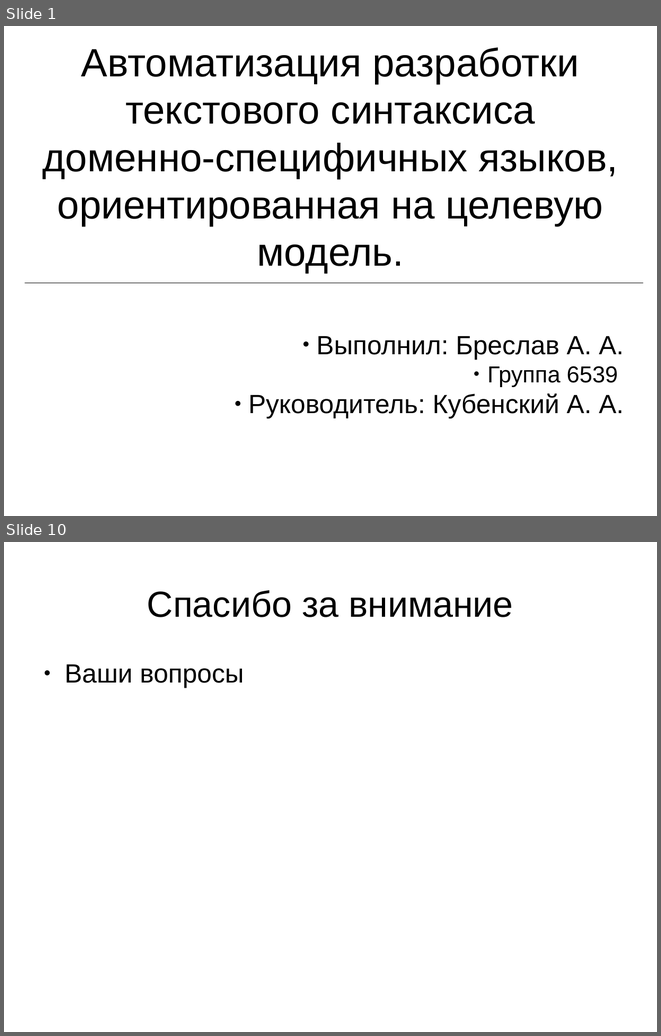
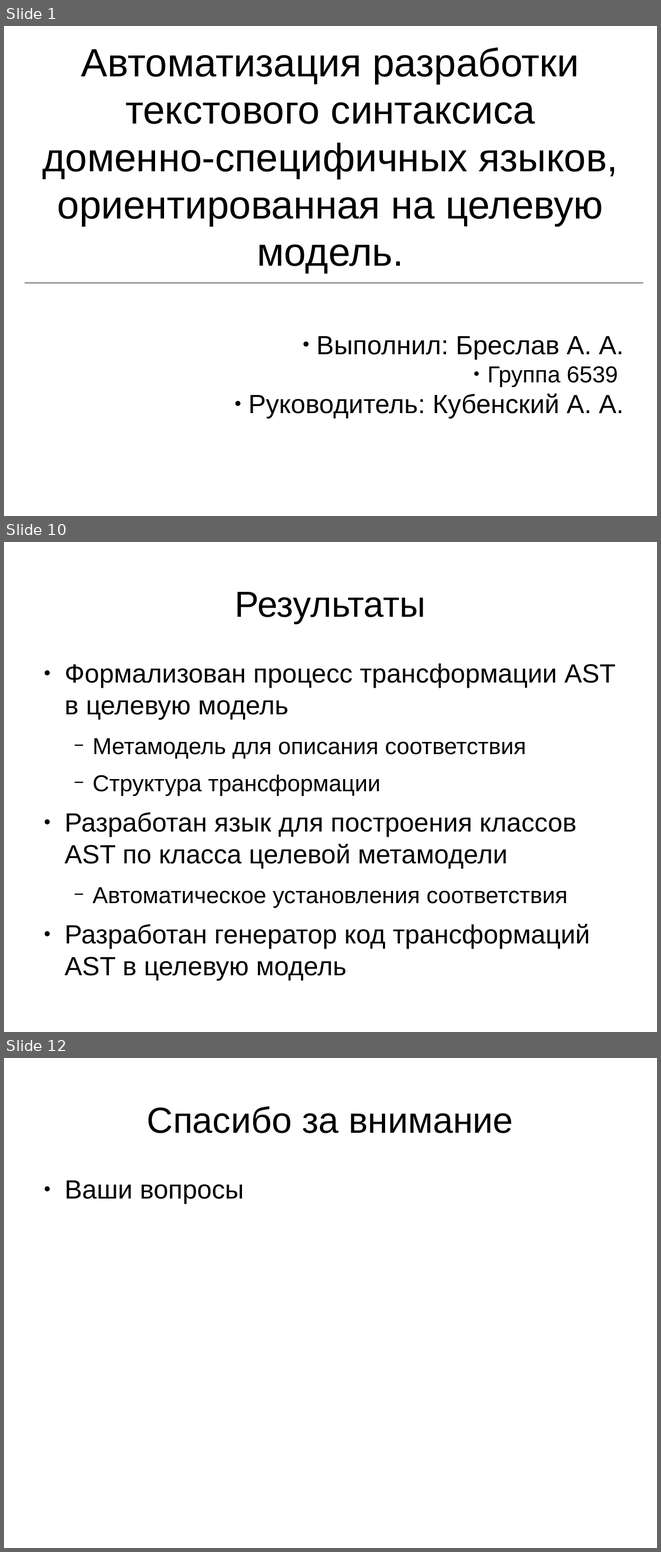
Before and after one commit to abreslav-from-google-code/abreslav, a slide deck: astrans/thesis.rus/Презентация.odp. Shown one above the other, each under a label of ours: slides 1 and 10 before the commit, slides 1, 10 and 12 after it; the slides between them are not shown. The pictures are 661x1036 and 661x1552 pixels, drawn with LibreOffice and Linux fonts; fonts in the diff are those of the drawing. Boxes give left, top, right and bottom in pixels: in the first picture for what was removed or moved away, otherwise in the second. Text is boxed around its words. In the diff, an @@ line names an element or a change of style, - is before the commit and + after.

```diff
--- a/astrans/thesis.rus/Презентация.odp
+++ b/astrans/thesis.rus/Презентация.odp
@@ slide 10 added at (x1=4, y1=542, x2=657, y2=1032), background #FFFFFF @@
@@ title added at (x1=235, y1=592, x2=426, y2=623), 44 pt, text #000000 @@
+Результаты
@@ text added at (x1=64, y1=663, x2=616, y2=980), 32 pt, text #000000 @@
+● Формализован процесс трансформации AST в целевую модель
+  − Метамодель для описания соответствия
+  − Структура трансформации
+● Разработан язык для построения классов AST по класса целевой метамодели
+  − Автоматическое установления соответствия
+● Разработан генератор код трансформаций AST в целевую модель
@@ what was slide 10 is now slide 12 @@
```
Also in this commit, not shown: 3 slides changed, 6 other slides added, 5 slides removed.
